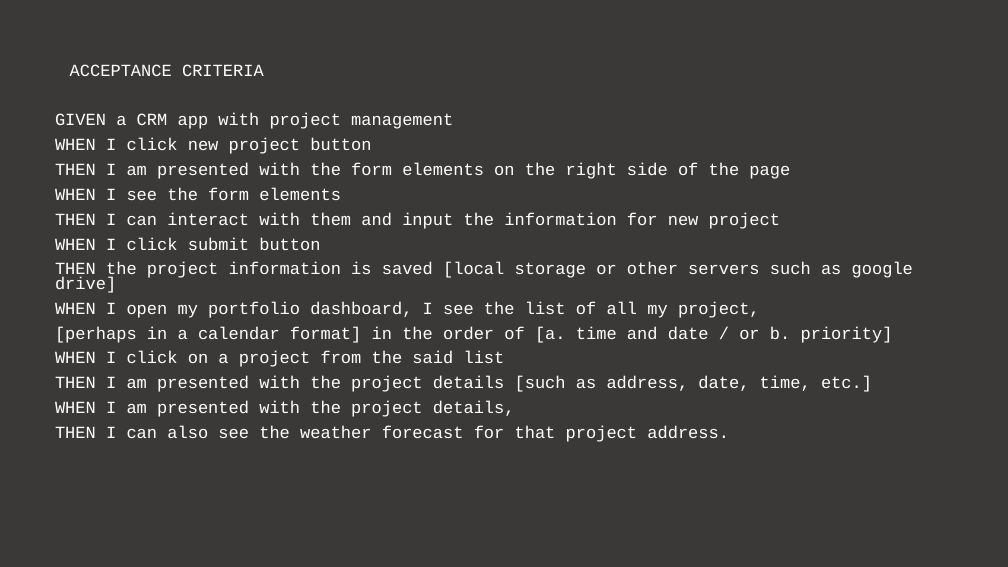
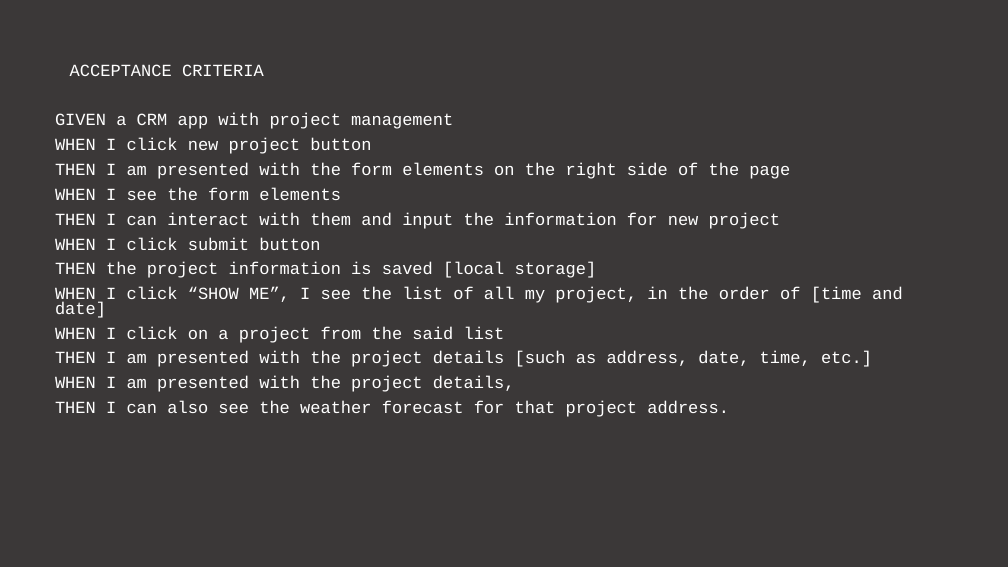
Before and after one commit to dinozio-design/CRM-lite, a slide deck: slide 5 of presentation/CRM - LITE.pptx. Drawn at 1008x567 pixels with LibreOffice and Linux fonts; fonts in the diff are those of the drawing. Boxes give left, top, right and bottom in pixels: in the first picture for what was removed or moved away, otherwise in the second. Text is boxed around its words. In the diff, an @@ line names an element or a change of style, - is before the commit and + after.

```diff
--- a/presentation/CRM - LITE.pptx
+++ b/presentation/CRM - LITE.pptx
@@ text at bbox=[55, 262, 903, 318]: text changed @@
-THEN the project information is saved [local storage or other servers such as google drive]
-WHEN I open my portfolio dashboard, I see the list of all my project,
-[perhaps in a calendar format] in the order of [a. time and date / or b. priority]
+THEN the project information is saved [local storage]
+WHEN I click “SHOW ME”, I see the list of all my project, in the order of [time and date]
```
Also in this commit, not shown: 4 slides added, 1 other file.
